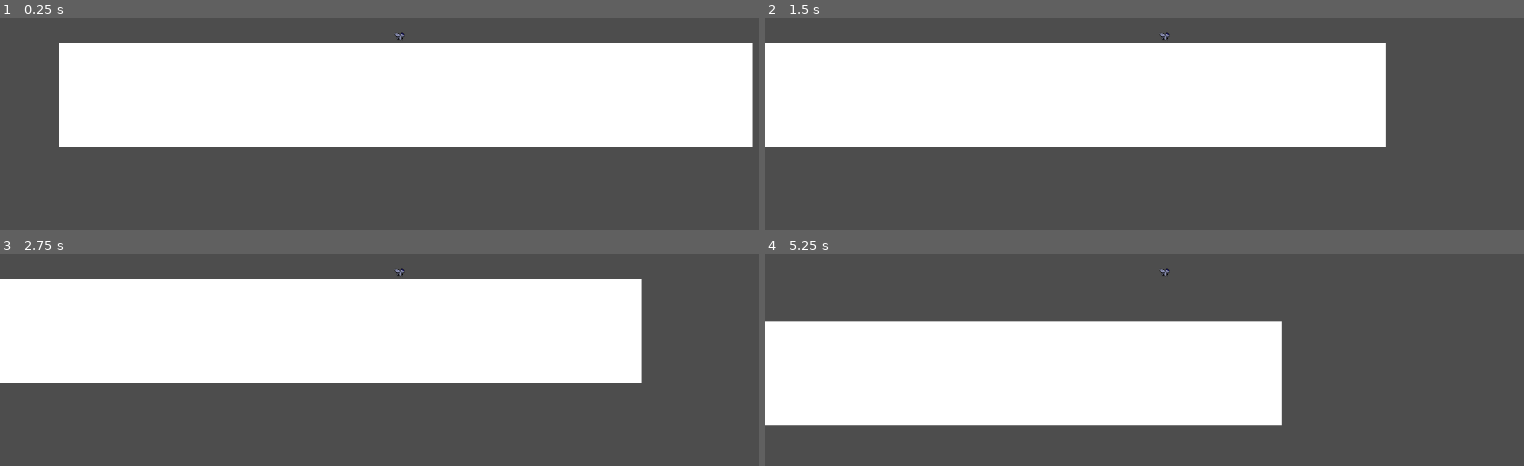
Above: before the commit, frames 1-4 (two rows, left to right).
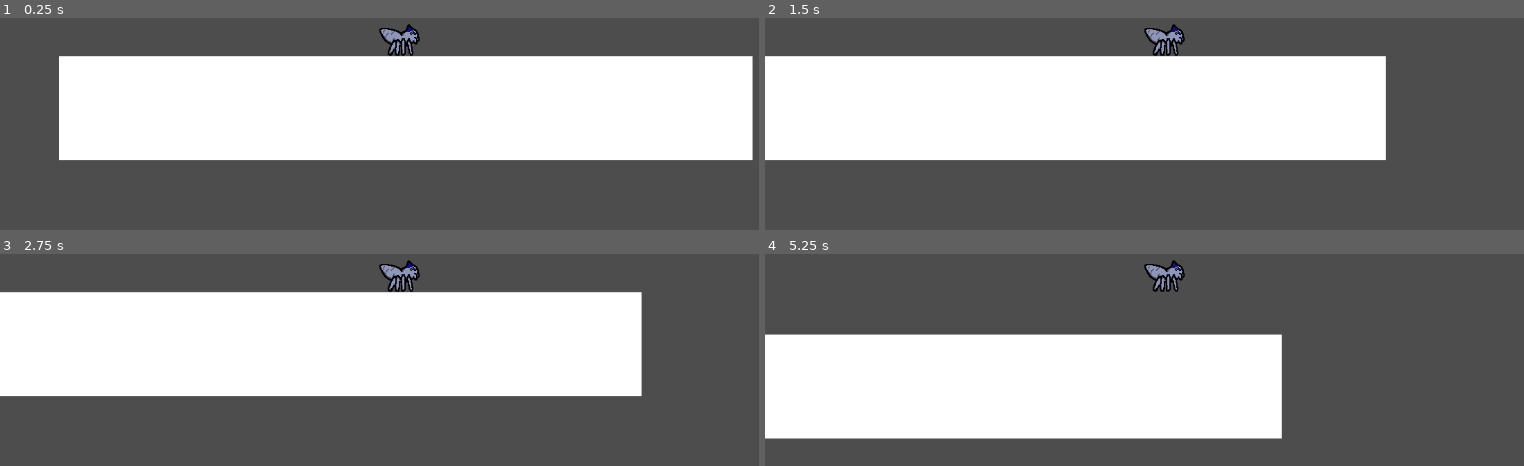
Above: after the commit, the same moments.

Repository: elijahzins/2DPlatfomer
Game: Godot game, scene res://player.tscn
The game is run twice, just before and just after one commit, with the same random seed, the same clock (stepped at 60 frames per second) and the same inputs.
Inputs:
- Up to frame 1 (0.25 s): no input
- Up to frame 2 (1.5 s): tap Enter (ui_accept) at 0.5, 0.77 s; hold Right (ui_right) from 0.53 s (still down)
- Up to frame 3 (2.75 s): tap Enter (ui_accept) at 1.52 s; release Right (ui_right) at 2.03 s; hold Left (ui_left) from 2.03 s (still down)
- Up to frame 4 (5.25 s): release Left (ui_left) at 2.78 s; hold Right (ui_right) 2.78-4.28 s; tap Enter (ui_accept) at 3.02, 3.77, 4.52 s; hold Left (ui_left) 4.28-5.03 s; hold Right (ui_right) from 5.03 s (still down)

The runs differ from the first frame. In frame 1, 12% of the frame differs, in the area x 7-100%, y 2-67%; in frame 2, 11%; in frame 3, 11%; in frame 4, 9.5%.

Commit message:
Updated Spike sprite
Made Spike big enough to see him and adjusted his sprite so his feet contact the floor

Diff:
--- a/player.tscn
+++ b/player.tscn
@@ -4,6 +4,7 @@
 [ext_resource type="Texture2D" uid="uid://bus201ygnlcqi" path="res://spike/spikeStand.png" id="2_onrkg"]
 
 [sub_resource type="RectangleShape2D" id="RectangleShape2D_vonw3"]
+size = Vector2(32, 32)
 
 [sub_resource type="QuadMesh" id="QuadMesh_onrkg"]
 size = Vector2(1000, 150)
@@ -17,12 +18,14 @@
 disable_mode = 2
 script = ExtResource("1_onrkg")
 
+[node name="CollisionShape2D" type="CollisionShape2D" parent="player1"]
+position = Vector2(-9.536743e-07, 0)
+scale = Vector2(1.8, 1.8)
+shape = SubResource("RectangleShape2D_vonw3")
+
 [node name="Sprite2D" type="Sprite2D" parent="player1"]
-scale = Vector2(0.25, 0.25)
+position = Vector2(0, 3)
 texture = ExtResource("2_onrkg")
-
-[node name="CollisionShape2D" type="CollisionShape2D" parent="player1"]
-shape = SubResource("RectangleShape2D_vonw3")
 
 [node name="Camera2D" type="Camera2D" parent="player1"]
 
